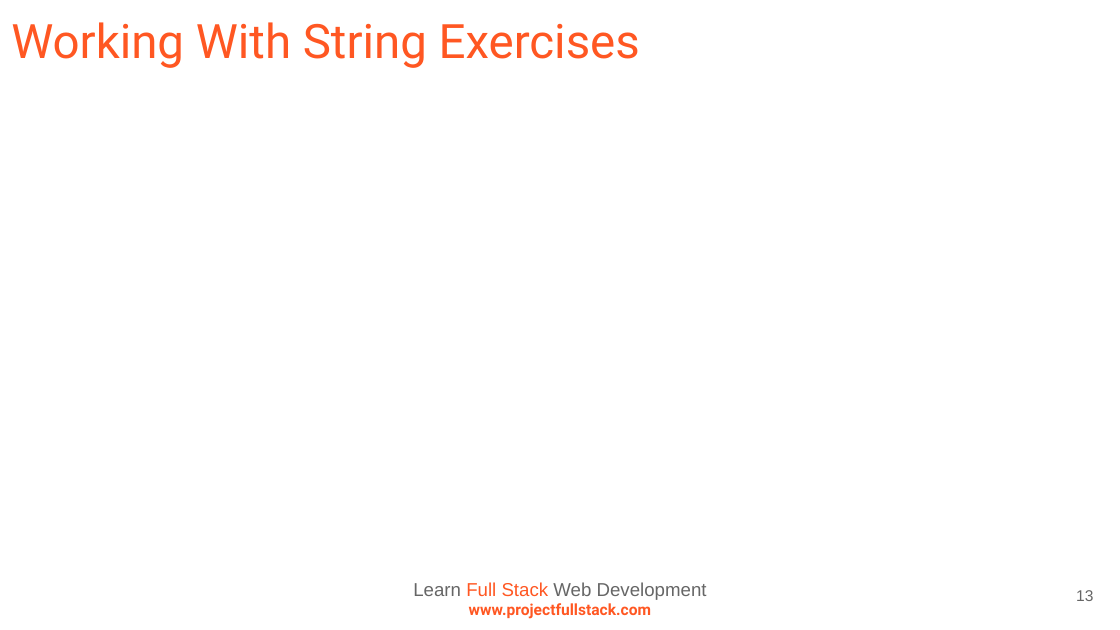
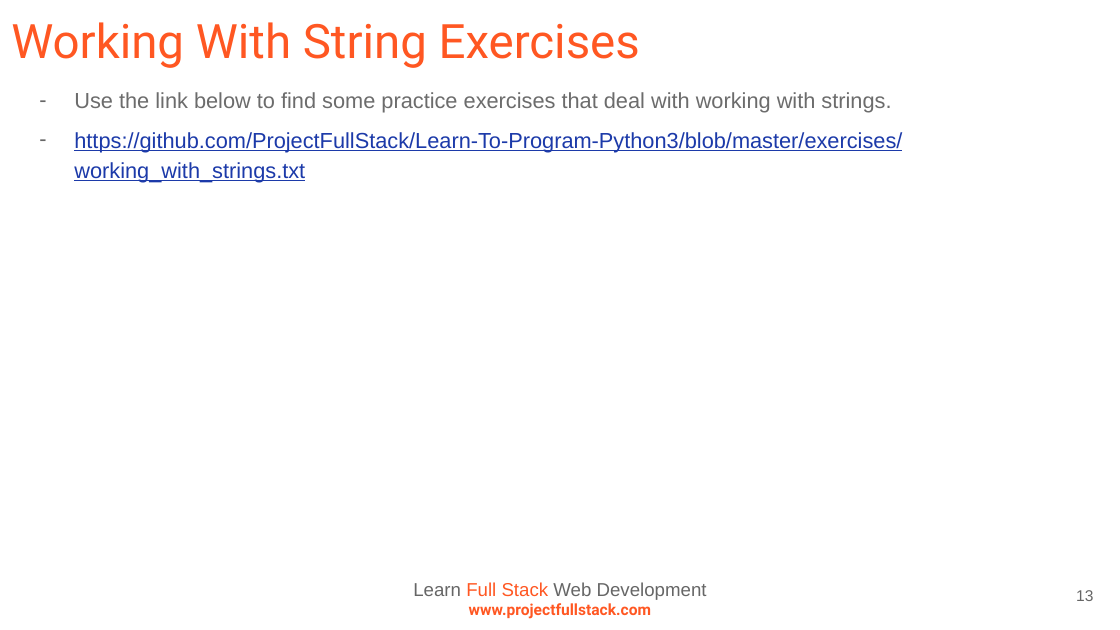
Before and after one commit to ProjectFullStack/Learn-To-Program-Python3, a slide deck: slide 13 of presentations/powerpoints/6_working_with_strings.pptx. Drawn at 1120x630 pixels with LibreOffice and Linux fonts; fonts in the diff are those of the drawing. Boxes give left, top, right and bottom in pixels: in the first picture for what was removed or moved away, otherwise in the second. Text is boxed around its words. In the diff, an @@ line names an element or a change of style, - is before the commit and + after.

Commit message:
adding pdf for presentation 6

```diff
--- a/presentations/powerpoints/6_working_with_strings.pptx
+++ b/presentations/powerpoints/6_working_with_strings.pptx
@@ text added at [74,92,902,182], 28 pt, text #1C3AA9, underline @@
+  – Use the link below to find some practice exercises that deal with working with strings.
+  – https://github.com/ProjectFullStack/Learn-To-Program-Python3/blob/master/exercises/working_with_strings.txt
```
Also in this commit, not shown: 1 other file.
